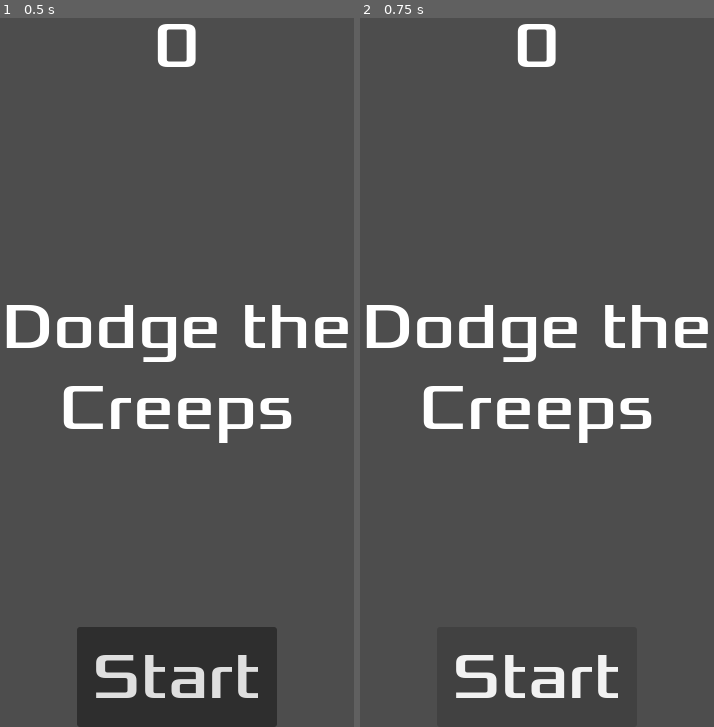
Above: before the commit, frames 1-2 (left to right).
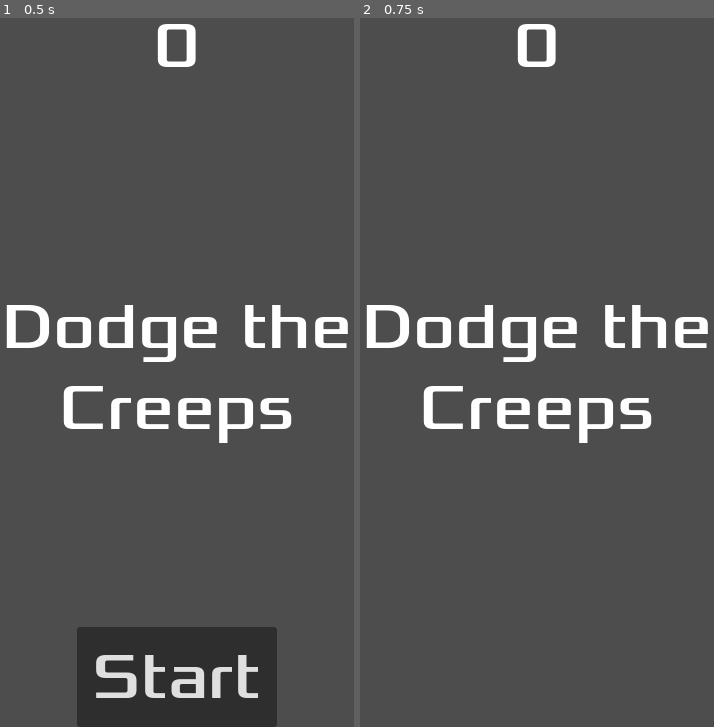
Above: after the commit, the same moments.

Repository: luis-jmtz/godot-2d-tutorial-project
Game: Godot game, scene res://hud.tscn
Same seed, same stepped clock (60 frames per second), same inputs: the game is played once before the commit and once after it. This scene is started directly instead of the project's main scene.
Inputs:
- Up to frame 1 (0.5 s): no input
- Up to frame 2 (0.75 s): click "Start" at 0.5 s

Frame 1 is identical in both runs. In frame 2, 1.1% of the frame differs, in the area x 27-73%, y 89-96%.

Commit message:
Complete HUD script. About to connect to Main

Diff:
--- a/hud.gd
+++ b/hud.gd
@@ -1,11 +1,33 @@
 extends CanvasLayer
 
+signal start_game
 
-# Called when the node enters the scene tree for the first time.
-func _ready() -> void:
-	pass # Replace with function body.
+func show_message(text):
+	$Message.text = text
+	$Message.show()
+	$MessageTimer.start()
+
+func show_game_over():
+	show_message("Game Over")
+
+	# wait until the messagetimer as counted down
+	await $MessageTimer.timeout
+
+	$Message.text = "Dodge the Creeps"
+	$Message.show()
+
+	# make a one-shot time and wait for it to finish
+	await get_tree().create_timer(1.0).timeout
+	$StartButton.show()
+
+func update_score(score):
+	$ScoreLabel.text = str(score)
 
 
-# Called every frame. 'delta' is the elapsed time since the previous frame.
-func _process(delta: float) -> void:
-	pass
+func _on_start_button_pressed():
+	$StartButton.hide()
+	start_game.emit()
+
+
+func _on_message_timer_timeout() -> void:
+	$Message.hide()
--- a/hud.tscn
+++ b/hud.tscn
@@ -57,3 +57,6 @@
 [node name="MessageTimer" type="Timer" parent="." unique_id=1502357304]
 wait_time = 2.0
 one_shot = true
+
+[connection signal="pressed" from="StartButton" to="." method="_on_start_button_pressed"]
+[connection signal="timeout" from="MessageTimer" to="." method="_on_message_timer_timeout"]
